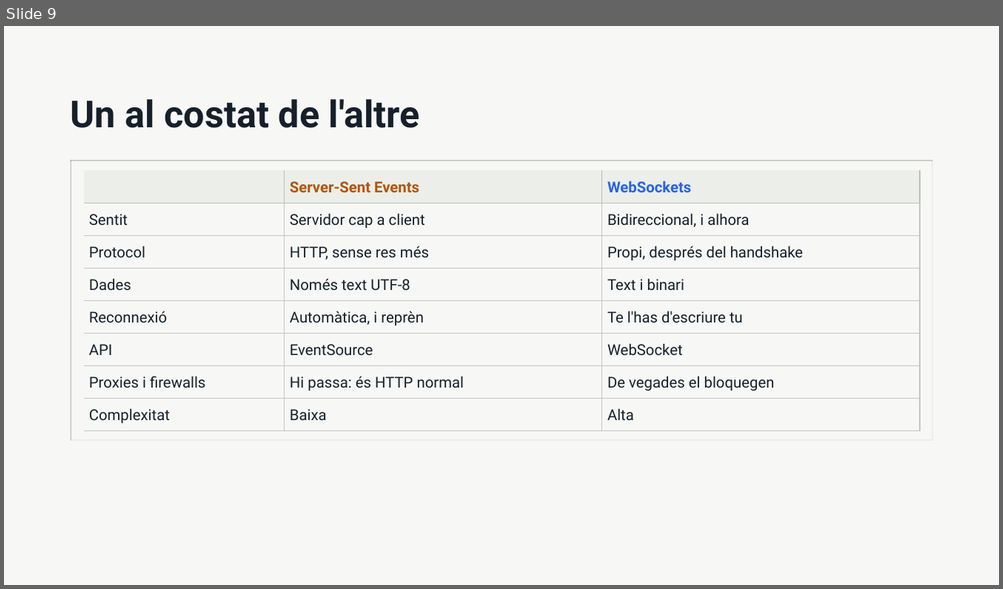
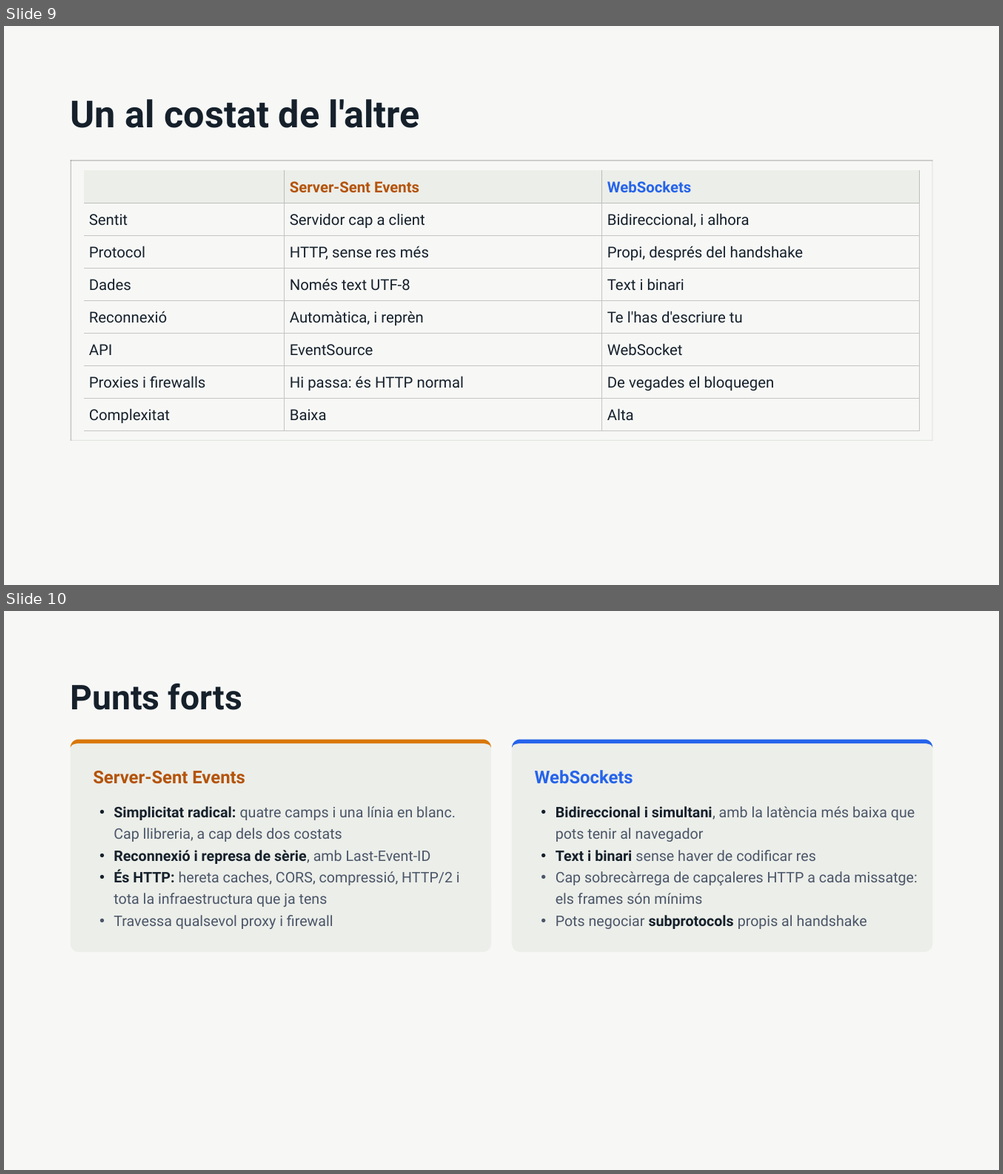
Before and after one commit to amplob/ASW, a slide deck: teoria/WebSockets i Server-Sent Events.pptx. Shown one above the other, each under a label of ours: slide 9 before the commit, slides 9 and 10 after it. The pictures are 1003x589 and 1003x1174 pixels, drawn with LibreOffice and Linux fonts; fonts in the diff are those of the drawing. Boxes give left, top, right and bottom in pixels: in the first picture for what was removed or moved away, otherwise in the second. Text is boxed around its words. In the diff, an @@ line names an element or a change of style, - is before the commit and + after.

```diff
--- a/teoria/WebSockets i Server-Sent Events.pptx
+++ b/teoria/WebSockets i Server-Sent Events.pptx
@@ slide 10 added at (x1=4, y1=611, x2=999, y2=1170), background #F7F8F6 @@
@@ title added at (x1=71, y1=684, x2=242, y2=710), 33 pt, text #15202B, bold @@
+Punts forts
@@ rounded rectangle added at (x1=71, y1=739, x2=491, y2=952), fill #ECEEE9 @@
@@ freeform shape added at (x1=71, y1=739, x2=491, y2=952), fill #D97706 @@
@@ rounded rectangle added at (x1=512, y1=739, x2=933, y2=952), fill #ECEEE9 @@
@@ freeform shape added at (x1=512, y1=739, x2=933, y2=952), fill #2563EB @@
@@ text added at (x1=93, y1=771, x2=245, y2=784), 17 pt, text #B45309, bold @@
+Server-Sent Events
@@ text added at (x1=535, y1=770, x2=633, y2=784), 17 pt, text #2563EB, bold @@
+WebSockets
@@ text added at (x1=114, y1=806, x2=460, y2=929), 14 pt, text #4A5568 @@
+• Simplicitat radical: quatre camps i una línia en blanc. Cap llibreria, a cap dels dos costats
+• Reconnexió i represa de sèrie, amb Last-Event-ID
+• És HTTP: hereta caches, CORS, compressió, HTTP/2 i tota la infraestructura que ja tens
+• Travessa qualsevol proxy i firewall
@@ text added at (x1=555, y1=806, x2=917, y2=929), 14 pt, text #4A5568 @@
+• Bidireccional i simultani, amb la latència més baixa que pots tenir al navegador
+• Text i binari sense haver de codificar res
+• Cap sobrecàrrega de capçaleres HTTP a cada missatge: els frames són mínims
+• Pots negociar subprotocols propis al handshake
```
Also in this commit, not shown: 6 slides changed, 5 other slides added, 4 slides removed.
